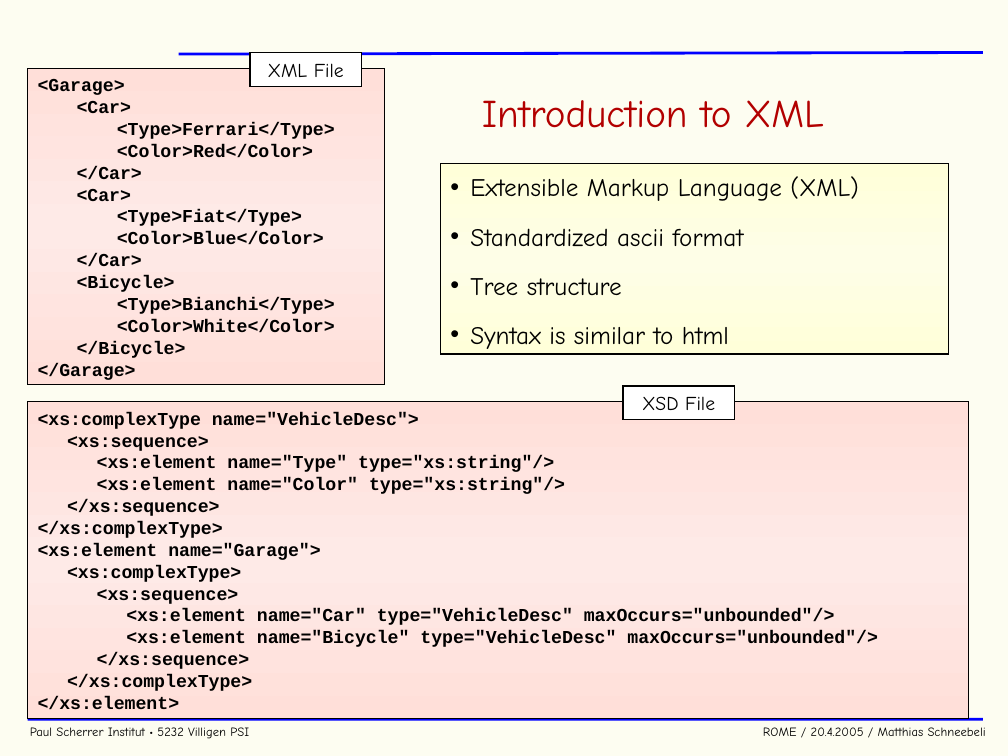
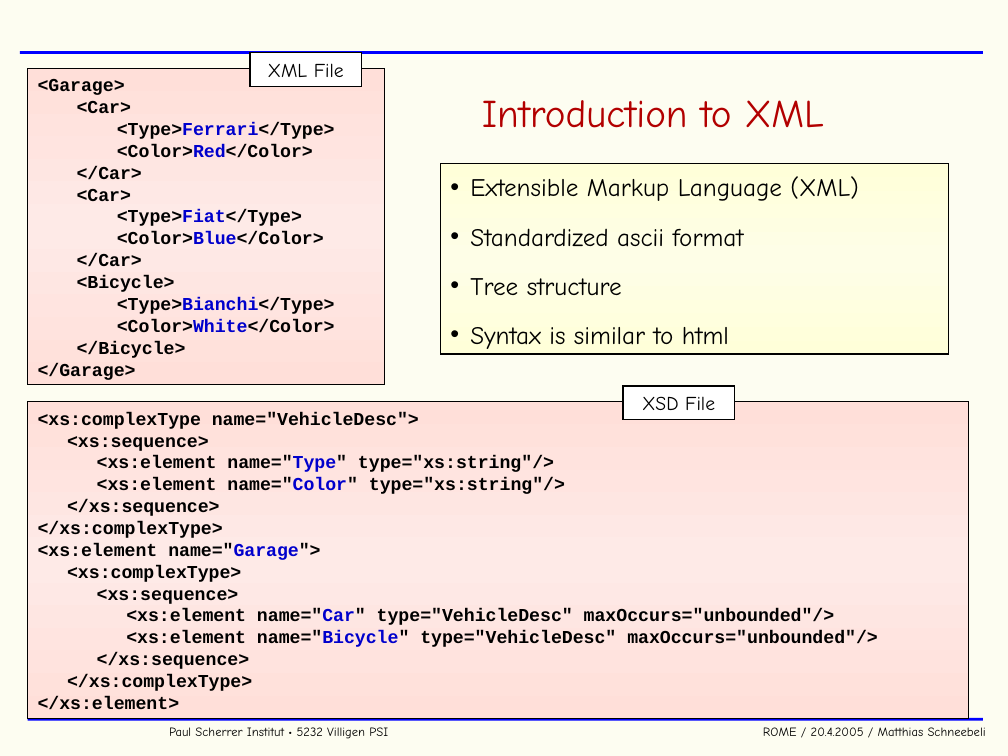
Before and after one commit to cjpl/rome, a slide deck: slide 21 of documentation/ROME.ppt. Drawn at 1008x756 pixels with LibreOffice and Linux fonts; fonts in the diff are those of the drawing; background and template pictures are left out. Boxes give left, top, right and bottom in pixels: in the first picture for what was removed or moved away, otherwise in the second. Text is boxed around its words. In the diff, an @@ line names an element or a change of style, - is before the commit and + after.

```diff
--- a/documentation/ROME.ppt
+++ b/documentation/ROME.ppt
@@ line moved from (178, 54) - (983, 52) to (20, 52) - (983, 52) @@
@@ text in rectangle at box(117, 122, 335, 333): text colour #000000 to #0000CC in "<Type>Ferrari</Type>", "<Color>Red</Color>", "<Type>Fiat</Type>", "<Color>Blue</Color>" and 2 more places @@
@@ text in rectangle at box(38, 456, 878, 647): text colour #000000 to #0000CC in "name="Type"", "name="Color"", "name="Garage">", "name="Car"" and 1 more places @@
@@ text "Paul Scherrer Institut • 5232 ..." rewrapped from box(30, 727, 986, 739) to box(169, 727, 986, 739) @@
```
Also in this commit, not shown: 54 other slides changed, 1 slide added, 6 other files.
